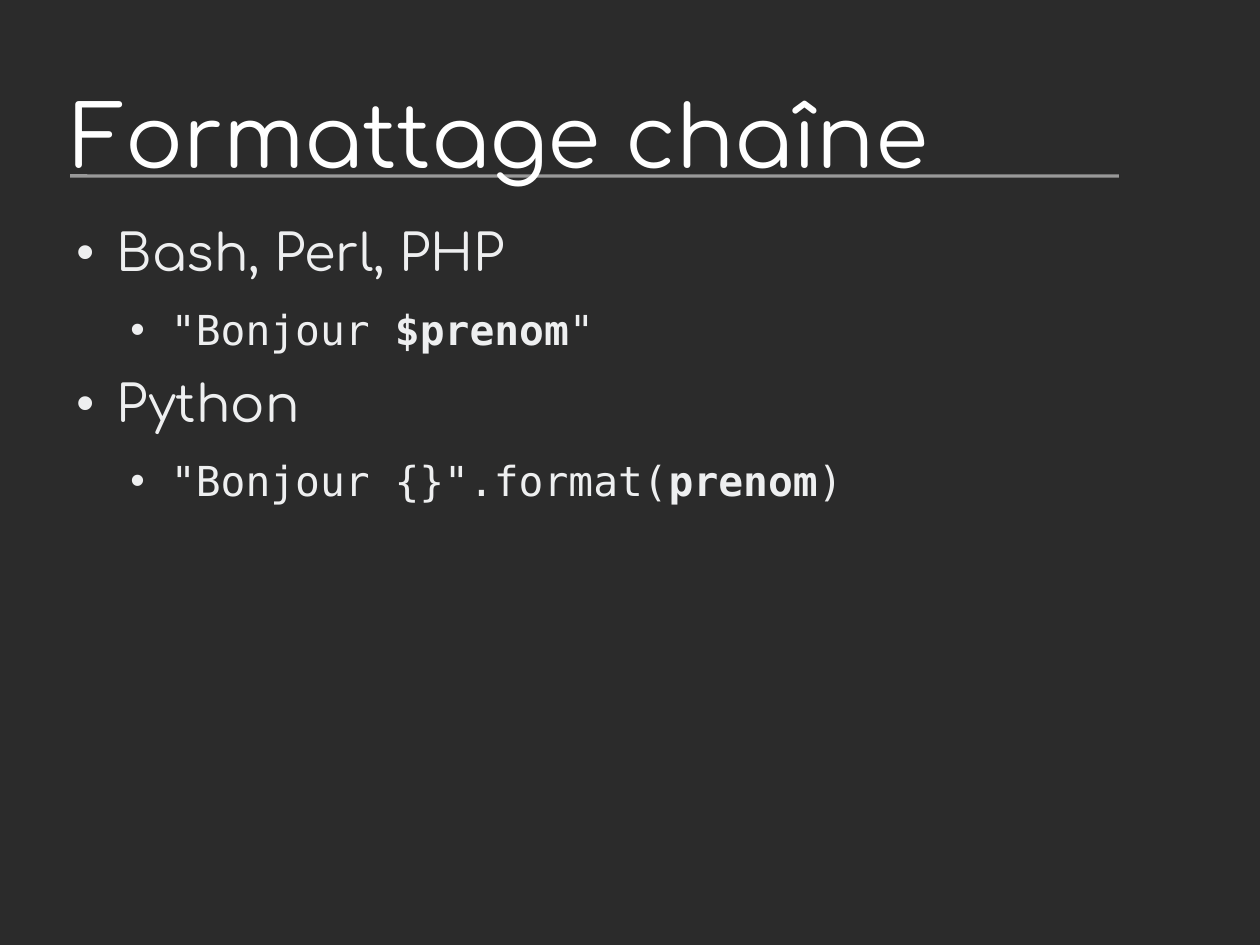
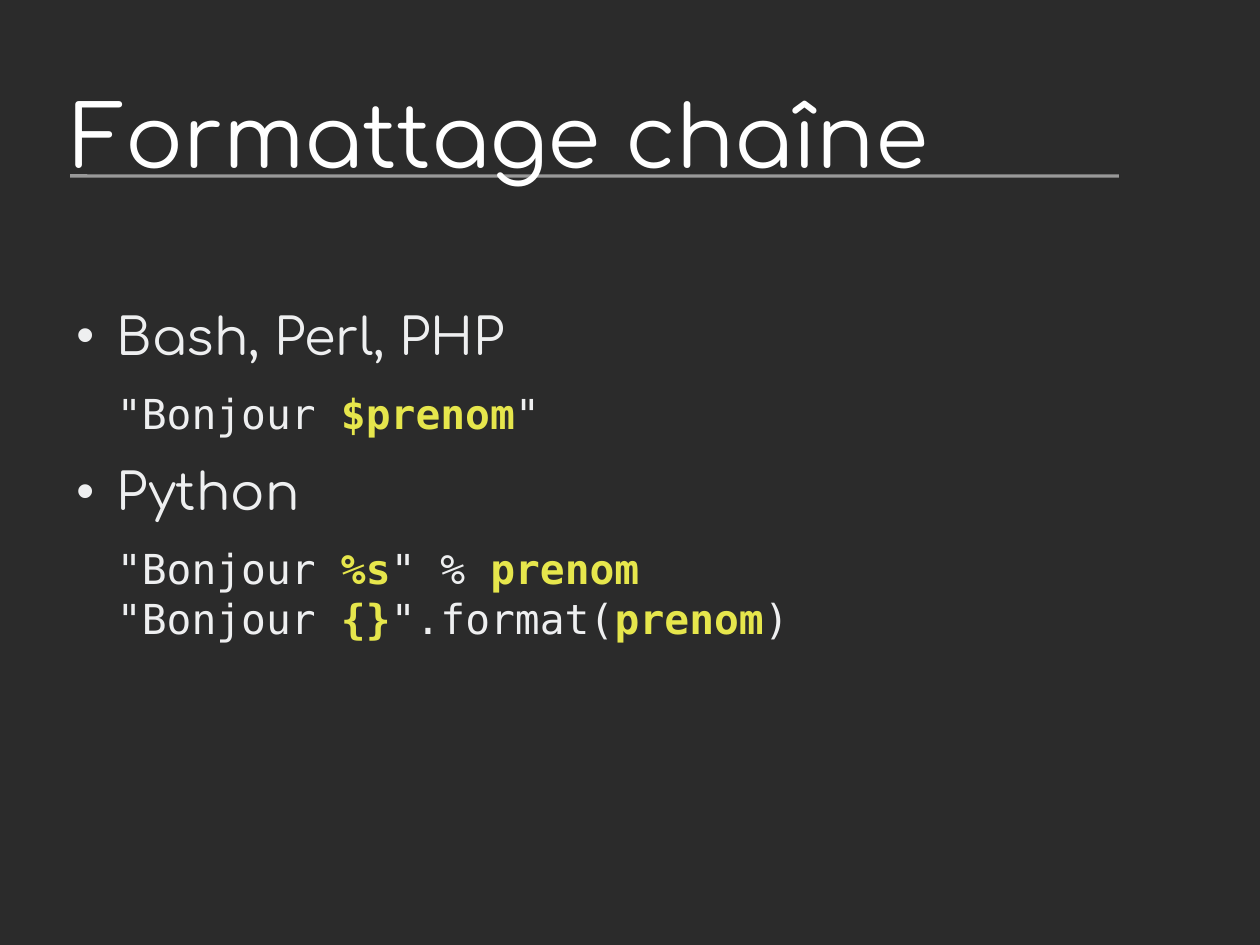
Before and after one commit to vstinner/talks, a slide deck: slide 19 of 2011-PyconFR-Rennes/langage/langage_homogene.odp. Drawn at 1260x945 pixels with LibreOffice and Linux fonts; fonts in the diff are those of the drawing; background and template pictures are left out; a plain dark background stands for a picture behind light text. Boxes give left, top, right and bottom in pixels: in the first picture for what was removed or moved away, otherwise in the second. Text is boxed around its words. In the diff, an @@ line names an element or a change of style, - is before the commit and + after.

```diff
--- a/2011-PyconFR-Rennes/langage/langage_homogene.odp
+++ b/2011-PyconFR-Rennes/langage/langage_homogene.odp
@@ text at (x1=117, y1=397, x2=540, y2=438): text colour #EEEFF0 to #E6E64C in "$prenom""; bullet • to none; list level 2 to 1 in ""Bonjour $prenom"" @@
@@ text at (x1=117, y1=552, x2=789, y2=643): text changed @@
-  • "Bonjour {}".format(prenom)
+"Bonjour %s" % prenom
+"Bonjour {}".format(prenom)
```
Also in this commit, not shown: 17 other slides changed, 11 slides added, 12 slides removed, 3 other files.
